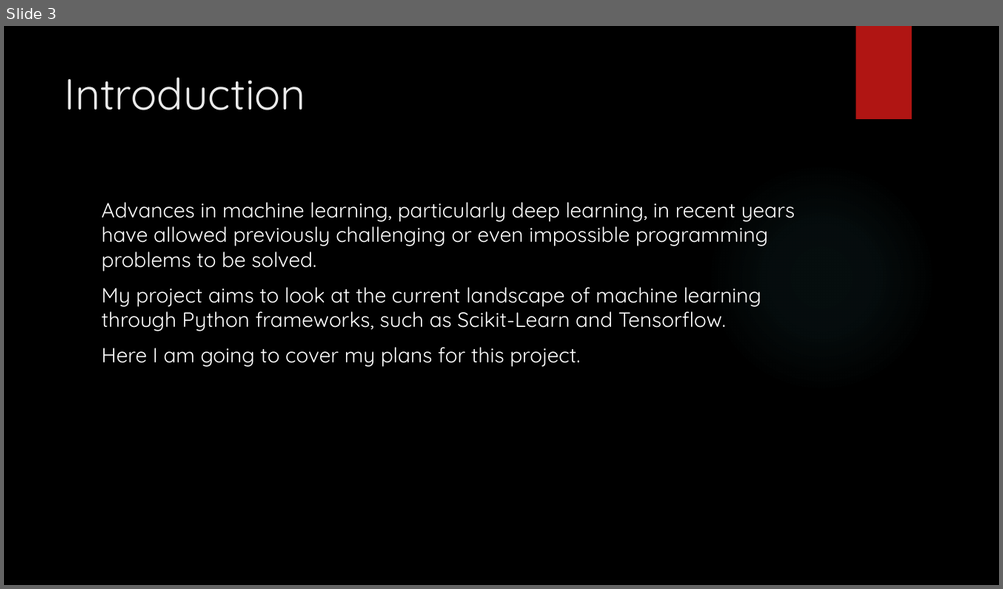
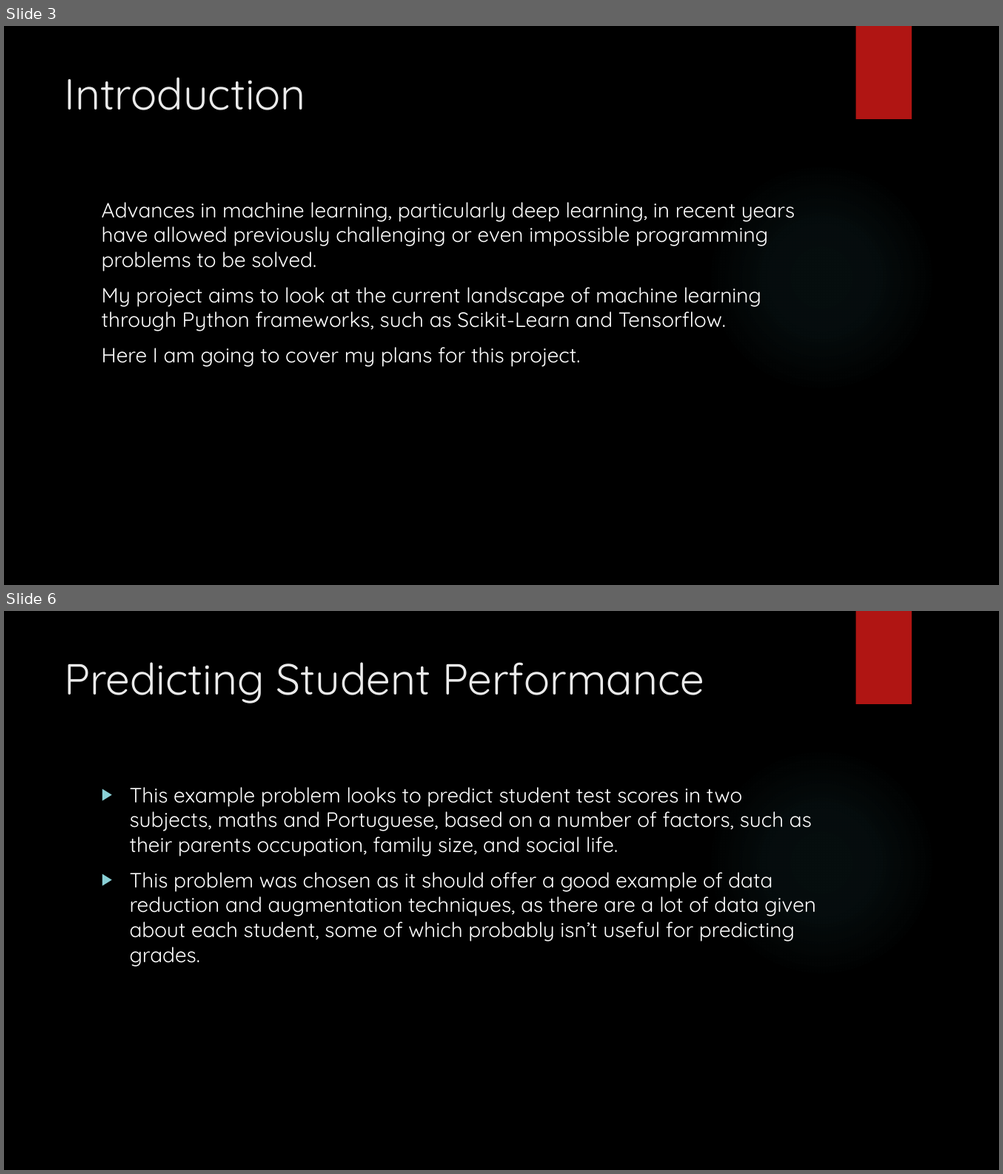
Before and after one commit to BladesOfBaconIV/finalYearProject, a slide deck: documents/interim-presentation/Machine Learning Using Python Frameworks.pptx. Shown one above the other, each under a label of ours: slide 3 before the commit, slides 3 and 6 after it; the slides between them are not shown. The pictures are 1003x589 and 1003x1174 pixels, drawn with LibreOffice and Linux fonts; fonts in the diff are those of the drawing; background and template pictures are left out. Boxes give left, top, right and bottom in pixels: in the first picture for what was removed or moved away, otherwise in the second. Text is boxed around its words. In the diff, an @@ line names an element or a change of style, - is before the commit and + after.

```diff
--- a/documents/interim-presentation/Machine Learning Using Python Frameworks.pptx
+++ b/documents/interim-presentation/Machine Learning Using Python Frameworks.pptx
@@ slide 6 added at bbox=[4, 611, 999, 1170], background picture (left out); not listed: 2 template elements that a slide beside it also shows @@
@@ title added at bbox=[64, 662, 704, 703], 42 pt, text #EBEBEB @@
+Predicting Student Performance
@@ text added at bbox=[130, 787, 816, 967], 20 pt, text #FFFFFF @@
+▶ This example problem looks to predict student test scores in two subjects, maths and Portuguese, based on a number of factors, such as their parents occupation, family size, and social life.
+▶ This problem was chosen as it should offer a good example of data reduction and augmentation techniques, as there are a lot of data given about each student, some of which probably isn’t useful for predicting grades.
```
Also in this commit, not shown: 5 other slides added, 2 other files.
